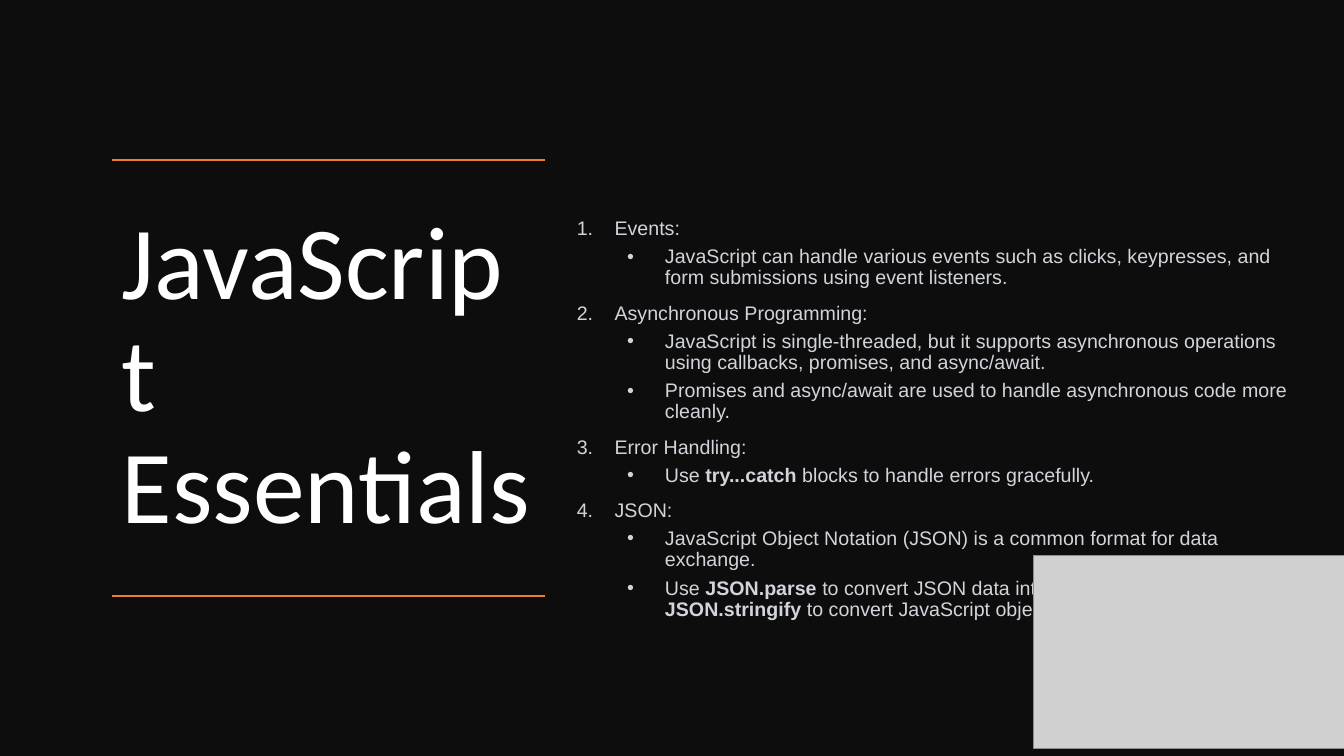
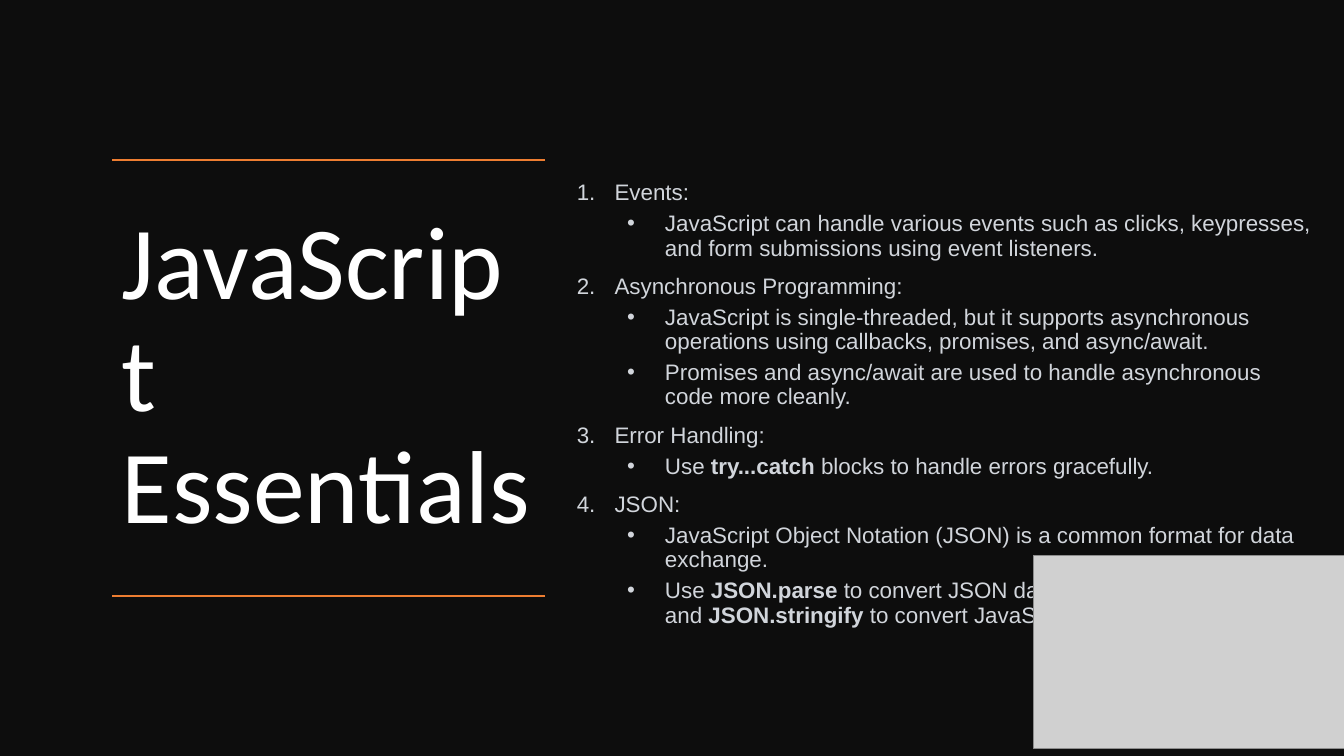
Before and after one commit to SivaPrasannaS/skg, a slide deck: slide 6 of react/study_materials/React.pptx (slide 5 before the commit). Drawn at 1344x756 pixels with LibreOffice and Linux fonts; fonts in the diff are those of the drawing; grey boxes stand for pictures. Boxes give left, top, right and bottom in pixels: in the first picture for what was removed or moved away, otherwise in the second. Text is boxed around its words. In the diff, an @@ line names an element or a change of style, - is before the commit and + after.

```diff
--- a/react/study_materials/React.pptx
+++ b/react/study_materials/React.pptx
@@ text "Events:": place and size @@
-text "Events:" at [615,221,1287,620]
+text "Events:" at [615,184,1310,628]
@@ text "Events:" at [615,184,1310,628]: size 14 to 16 pt @@
```
Also in this commit, not shown: 5 other slides changed, 9 slides added, 4 other files.
